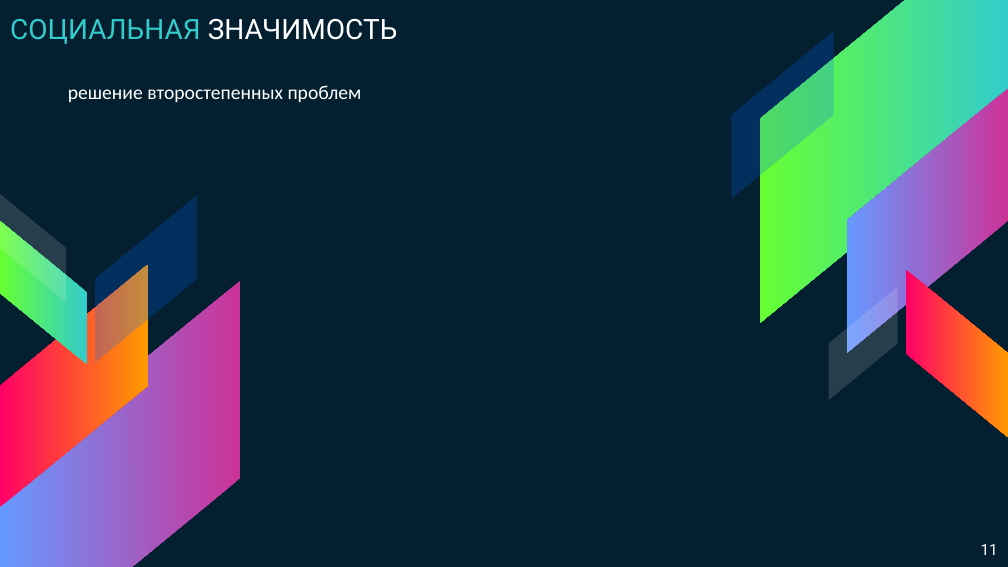
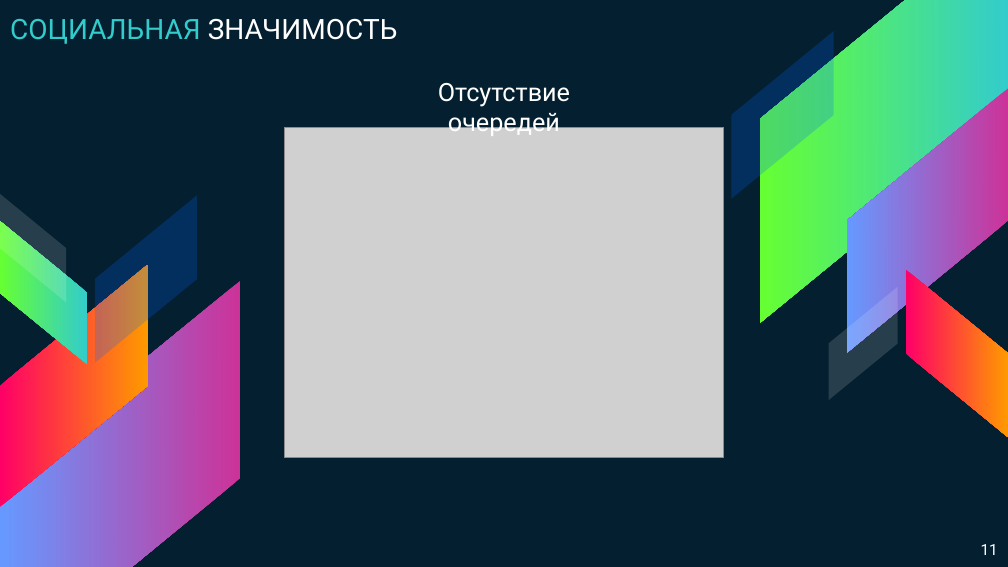
Before and after one commit to adonixis/MFC56, a slide deck: slide 11 of Презентация Выйти из IT.pptx. Drawn at 1008x567 pixels with LibreOffice and Linux fonts; fonts in the diff are those of the drawing; grey boxes stand for pictures. Boxes give left, top, right and bottom in pixels: in the first picture for what was removed or moved away, otherwise in the second. Text is boxed around its words. In the diff, an @@ line names an element or a change of style, - is before the commit and + after.

Commit message:
Update presentation

```diff
--- a/Презентация Выйти из IT.pptx
+++ b/Презентация Выйти из IT.pptx
@@ text removed at <box>68,85,362,102</box> @@
-решение второстепенных проблем
@@ text added at <box>438,83,570,137</box>, 18 pt, text #FFFFFF @@
+Отсутствие очередей
@@ picture added at <box>284,128,724,458</box> @@
```
Also in this commit, not shown: 2 other slides changed, 1 slide added, 1 slide removed.
